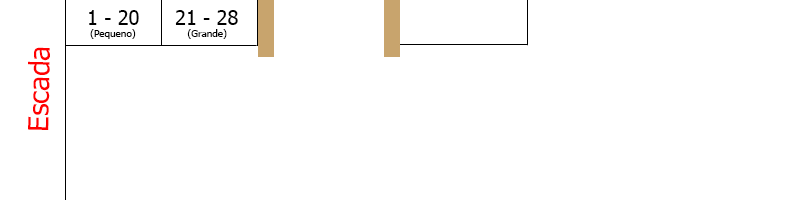
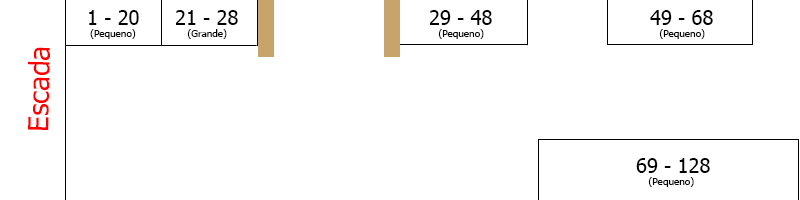
Comparing the layer stacks of the two w=800, h=200 images. Changes:
added layer "69 - 128 (Pequeno)" above "3" over [left=636, top=158, right=710, bottom=187]
added layer "3" above "29 - 48 (Pequeno)" over [left=538, top=139, right=799, bottom=200]
added layer "29 - 48 (Pequeno)" above "Camada 1" over [left=429, top=10, right=492, bottom=39]
added layer "49 - 68 (Pequeno)" above "4" over [left=650, top=10, right=713, bottom=39]
added layer "4" above "2" over [left=607, top=0, right=753, bottom=45]
